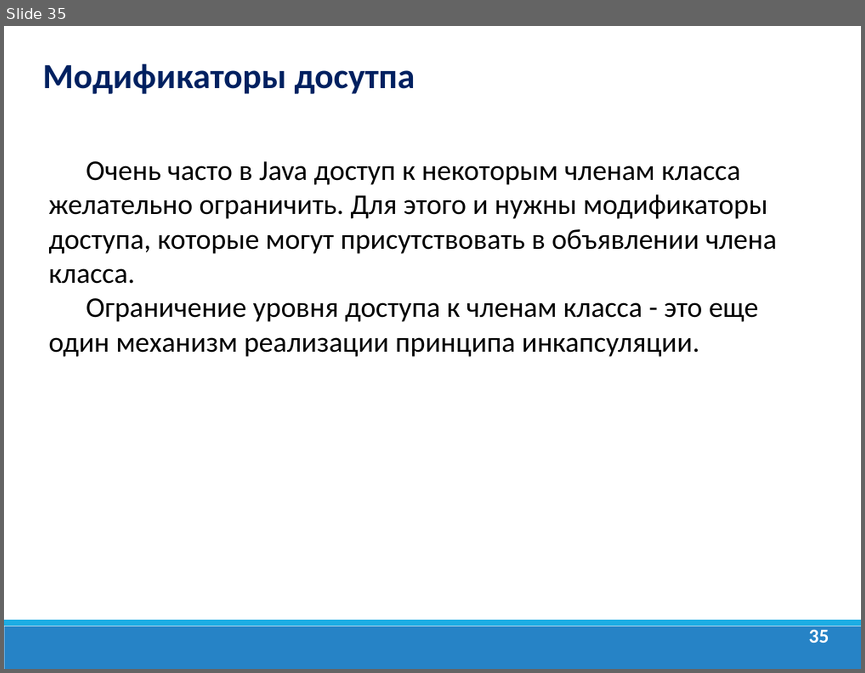
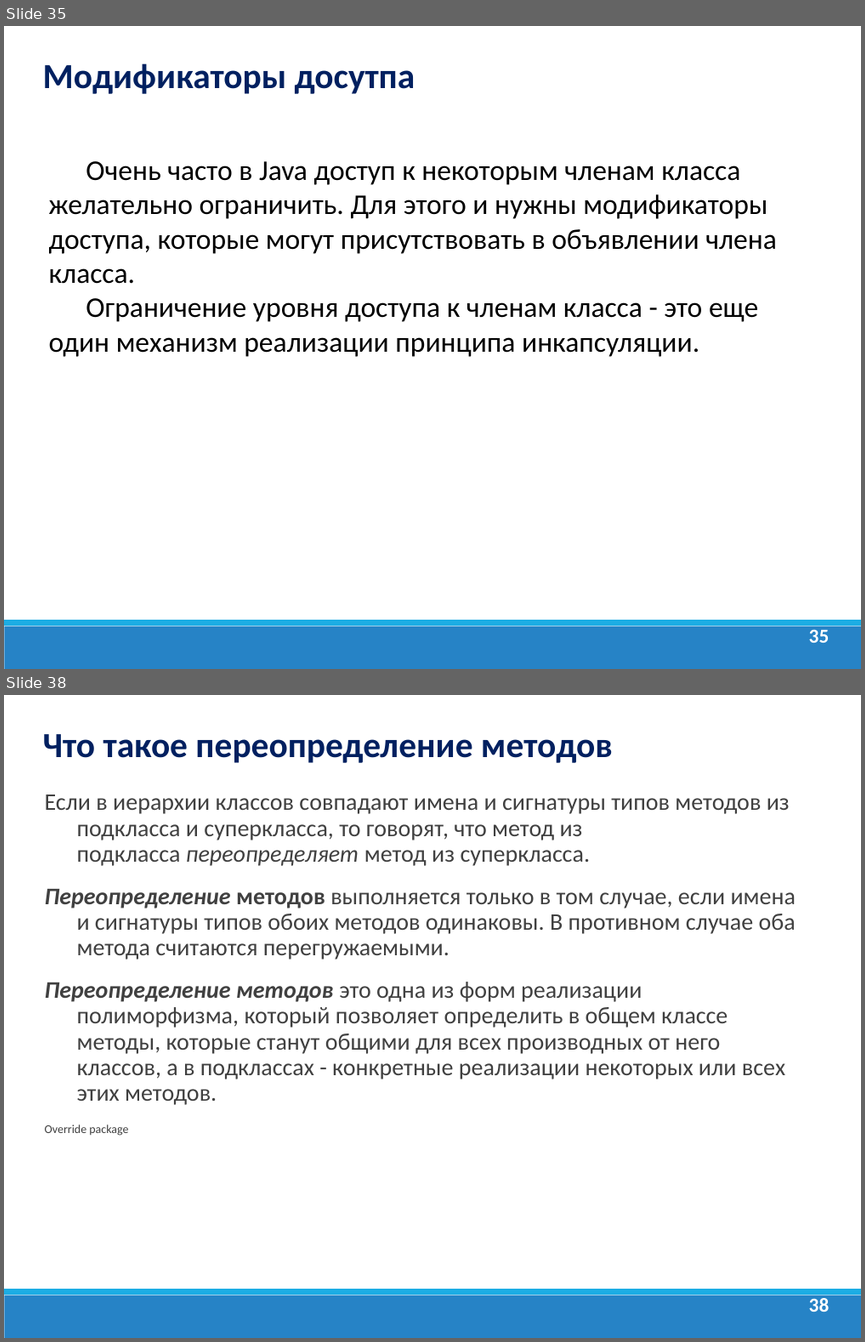
Before and after one commit to dmitry-academy/academy_5220, a slide deck: academy5220/resources/presentations/Java Lection 7. ООП.ppt. Shown one above the other, each under a label of ours: slide 35 before the commit, slides 35 and 38 after it; the slides between them are not shown. The pictures are 865x673 and 865x1342 pixels, drawn with LibreOffice and Linux fonts; fonts in the diff are those of the drawing; background and template pictures are left out. Boxes give left, top, right and bottom in pixels: in the first picture for what was removed or moved away, otherwise in the second. Text is boxed around its words. In the diff, an @@ line names an element or a change of style, - is before the commit and + after.

```diff
--- a/academy5220/resources/presentations/Java Lection 7. ООП.ppt
+++ b/academy5220/resources/presentations/Java Lection 7. ООП.ppt
@@ slide 38 added at box(4, 695, 861, 1338), background #FFFFFF; not listed: 2 template elements that a slide beside it also shows @@
@@ text added at box(43, 734, 613, 763), 29.6 pt, text #002060, bold @@
+Что такое переопределение методов
@@ text added at box(45, 794, 795, 1135), 20 pt, text #404040 @@
+Если в иерархии классов совпадают имена и сигнатуры типов методов из подкласса и суперкласса, то говорят, что метод из подкласса переопределяет метод из суперкласса.
+Переопределение методов выполняется только в том случае, если имена и сигнатуры типов обоих методов одинаковы. В противном случае оба метода считаются перегружаемыми.
+Переопределение методов это одна из форм реализации полиморфизма, который позволяет определить в общем классе методы, которые станут общими для всех производных от него классов, а в подклассах - конкретные реализации некоторых или всех этих методов.
+Override package
@@ page number added at box(809, 1298, 829, 1311), 16.6 pt, text #FFFFFF, bold @@
+38
```
Also in this commit, not shown: 2 slides changed, 5 other slides added, 11 other files.
